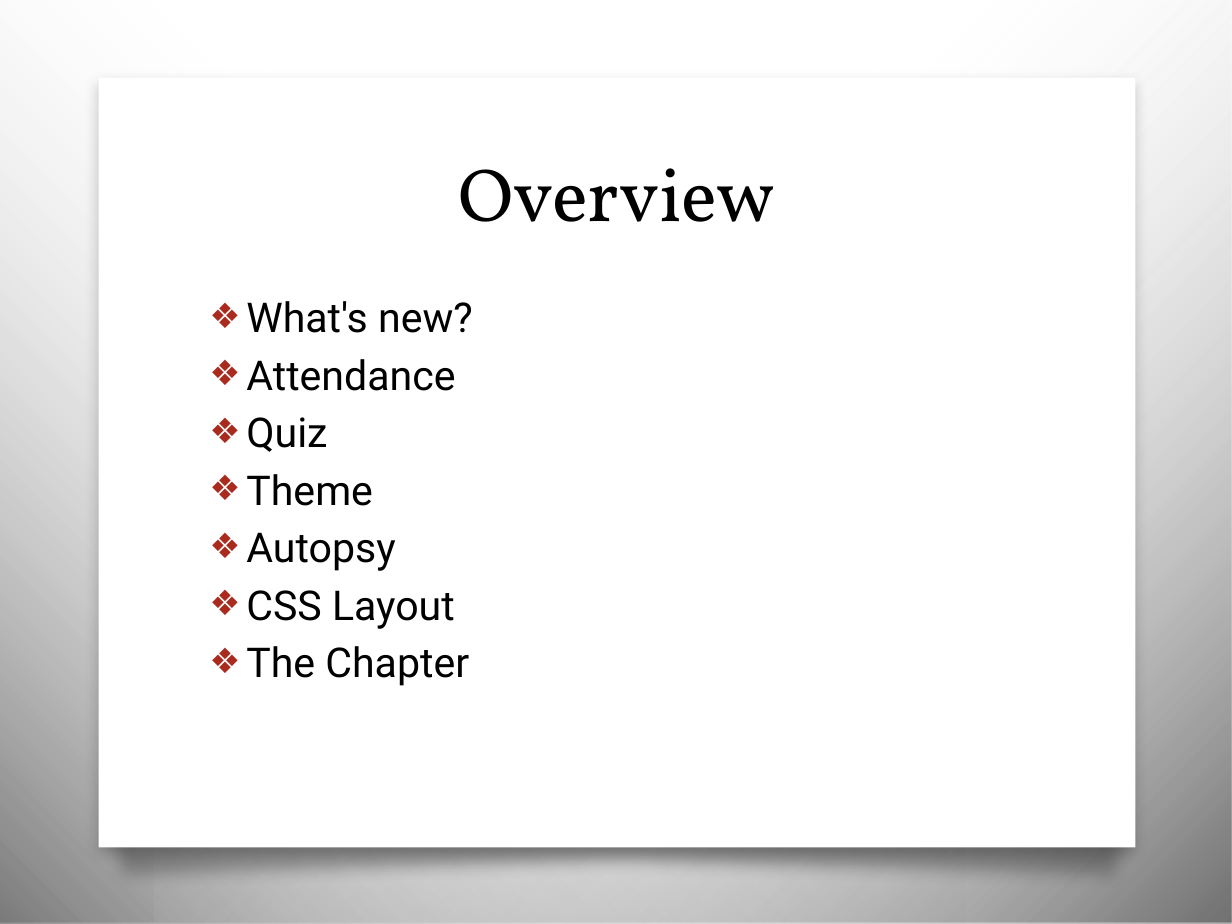
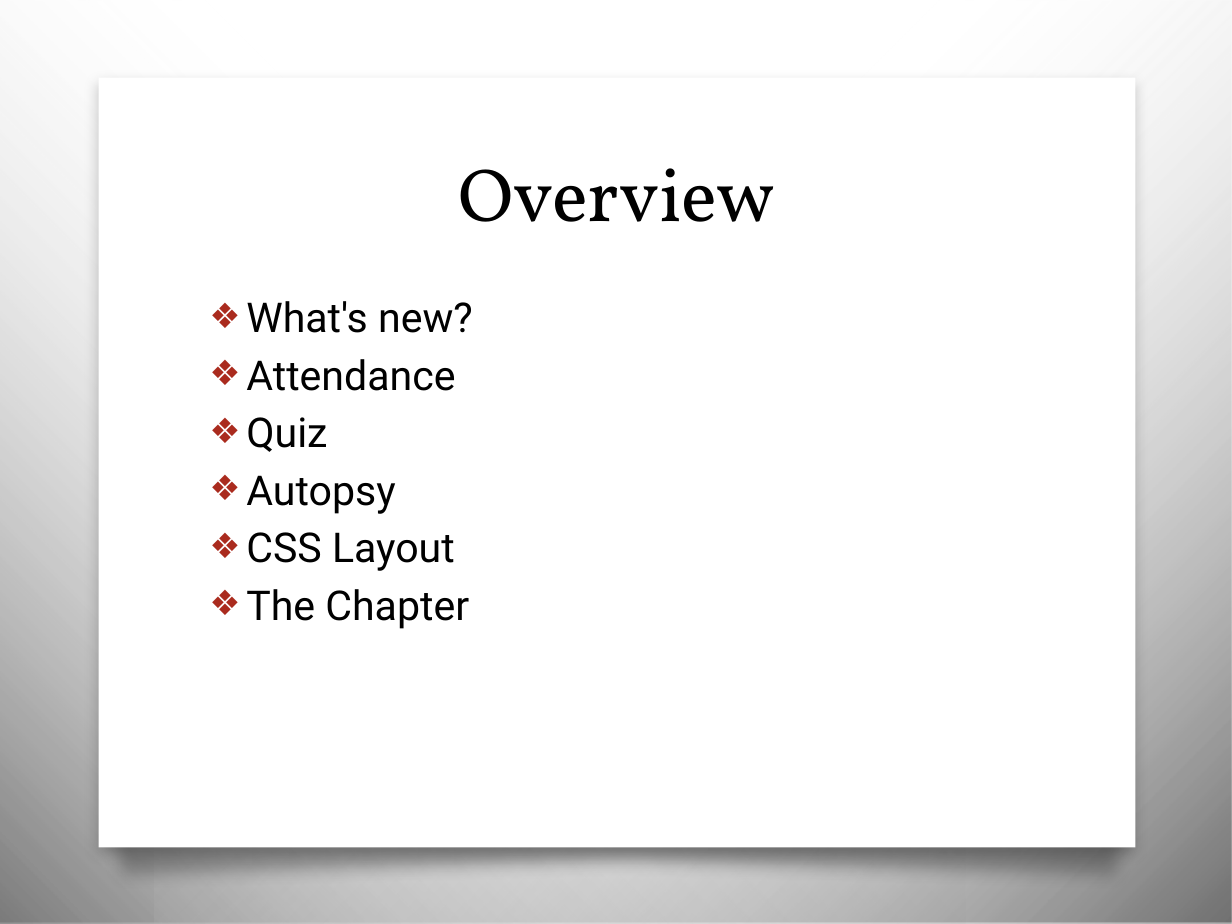
Before and after one commit to awayken/USF-ART329, a slide deck: slide 2 of slides/classfive/slides.pptx. Drawn at 1232x924 pixels with LibreOffice and Linux fonts; fonts in the diff are those of the drawing; background and template pictures are left out. Boxes give left, top, right and bottom in pixels: in the first picture for what was removed or moved away, otherwise in the second. Text is boxed around its words. In the diff, an @@ line names an element or a change of style, - is before the commit and + after.

```diff
--- a/slides/classfive/slides.pptx
+++ b/slides/classfive/slides.pptx
@@ text at (x1=246, y1=474, x2=373, y2=506): paragraph removed @@
-❖ Theme
```
Also in this commit, not shown: 3 other slides changed, 22 slides added, 2 slides removed, 30 other files.
